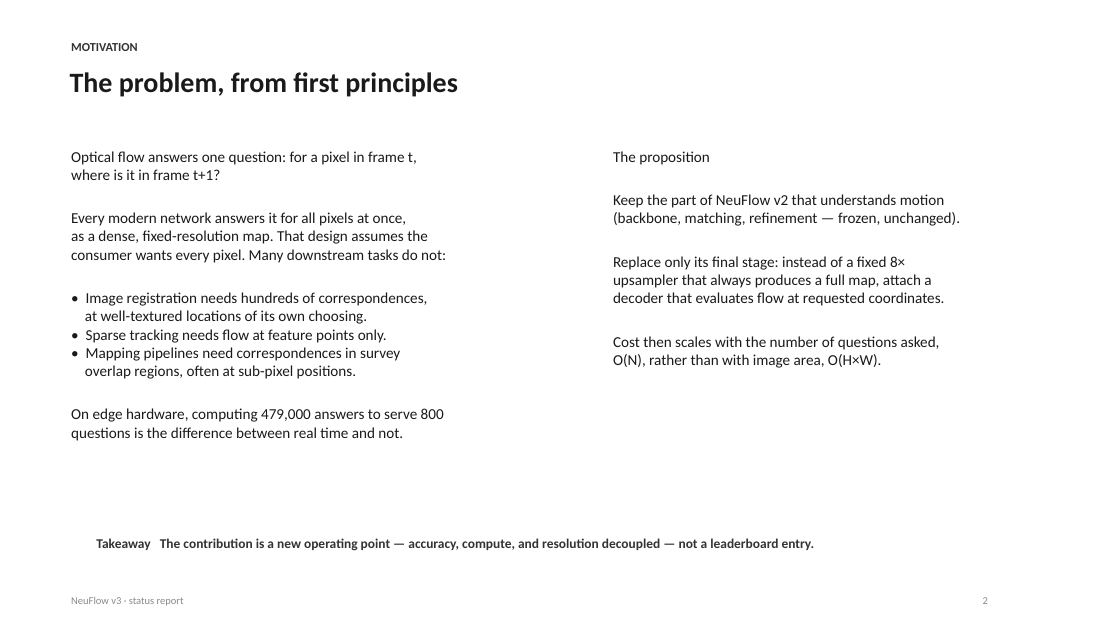
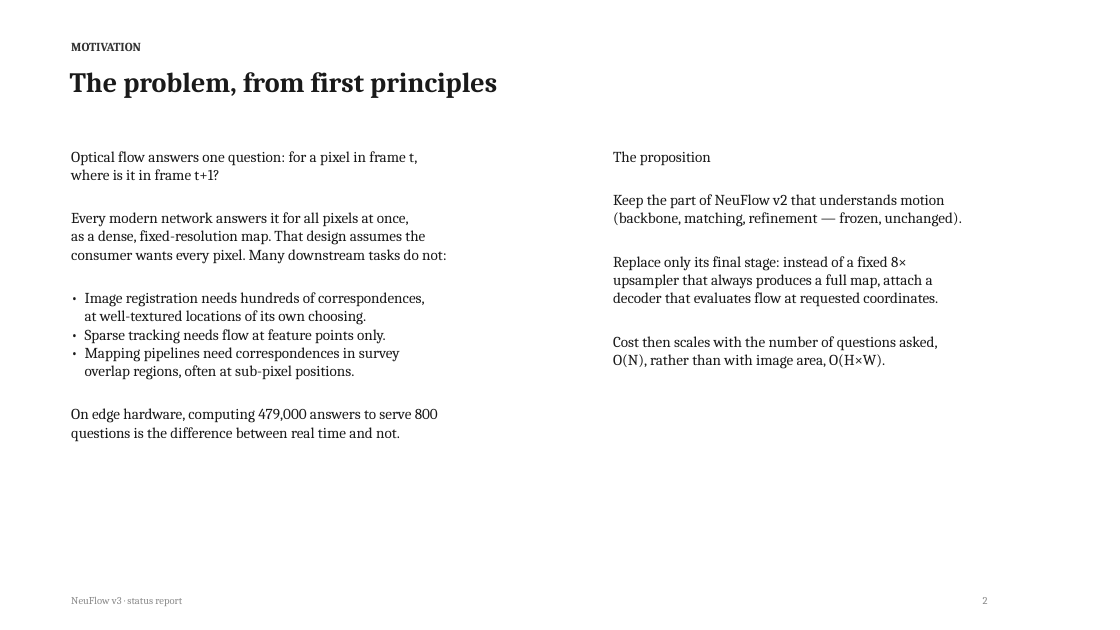
Before and after one commit to shrirag10/Neuflowv3, a slide deck: slide 2 of docs/NeuFlow_v3_status.pptx. Drawn at 1120x630 pixels with LibreOffice and Linux fonts; fonts in the diff are those of the drawing. Boxes give left, top, right and bottom in pixels: in the first picture for what was removed or moved away, otherwise in the second. Text is boxed around its words. In the diff, an @@ line names an element or a change of style, - is before the commit and + after.

Commit message:
Deck v3: serif theme, side-by-side v2/v3 comparison, chairs examples, GUI pics, FPS chart, limitations slide; GUI: v2/v3 model selector

```diff
--- a/docs/NeuFlow_v3_status.pptx
+++ b/docs/NeuFlow_v3_status.pptx
@@ text removed at (x1=96, y1=538, x2=814, y2=551) @@
-Takeaway The contribution is a new operating point — accuracy, compute, and resolution decoupled — not a leaderboard entry.
@@ font Calibri to Cambria in 5 elements at (x1=71, y1=42, x2=141, y2=51), (x1=70, y1=72, x2=497, y2=98), (x1=71, y1=151, x2=447, y2=442), (x1=613, y1=151, x2=962, y2=369), (x1=71, y1=597, x2=182, y2=606) @@
```
Also in this commit, not shown: 13 other slides changed, 4 slides added, 5 other files.
